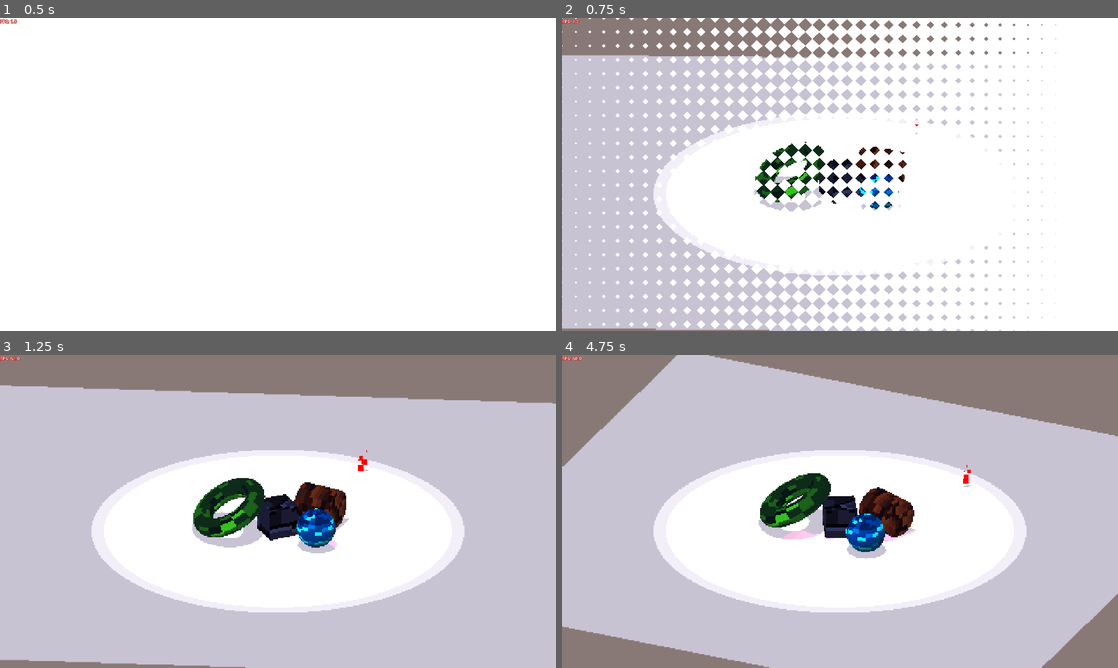
Above: before the commit, frames 1-4 (two rows, left to right).
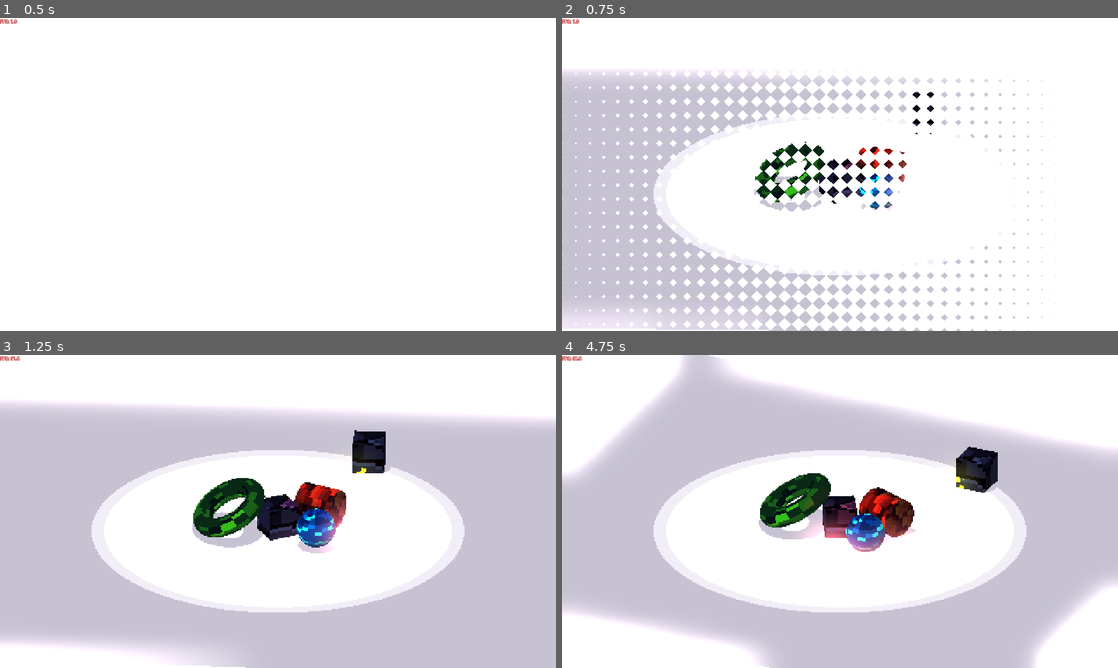
Above: after the commit, the same moments.

Repository: SuperGoon97/ProjectSpells
Game: Godot game, scene res://Scenes/Core/GameCore/game_core.tscn
Two runs of this game, one before a commit and one after it. Both use one fixed random seed, a clock stepped at 60 frames per second and the inputs below.
Inputs:
- Up to frame 1 (0.5 s): no input
- Up to frame 2 (0.75 s): no input
- Up to frame 3 (1.25 s): no input
- Up to frame 4 (4.75 s): no input

Frame 1 is identical in both runs. In frame 2, 9.6% of the frame differs, in the area x 0-89%, y 0-100%; in frame 3, 24%; in frame 4, 31%, in the area x 0-100%, y 0-100%.

Commit message:
particles

Diff:
--- /dev/null
+++ b/template/Assets/Gradients/flame_initial_gradient.tres
@@ -0,0 +1,5 @@
+[gd_resource type="Gradient" format=3 uid="uid://dqn1k2khhf2a0"]
+
+[resource]
+offsets = PackedFloat32Array(0, 0.63778406, 1)
+colors = PackedColorArray(1, 0, 0, 1, 1, 0.29411766, 0, 1, 0.8509804, 0.5921569, 0.050980393, 1)
--- /dev/null
+++ b/template/Assets/Gradients/flame_lifetime_gradient.tres
@@ -0,0 +1,5 @@
+[gd_resource type="Gradient" format=3 uid="uid://b3gxx50qqo83x"]
+
+[resource]
+offsets = PackedFloat32Array(0, 0.27982953, 0.5568182, 0.82528406, 1)
+colors = PackedColorArray(1, 0.16470589, 0, 1, 1, 0.29411766, 0, 1, 0.8509804, 0.5921569, 0.050980393, 1, 0.24840015, 0.24840018, 0.24840015, 1, 0, 0, 0, 1)
--- a/template/Scenes/BaseScene/gym_scene.tscn
+++ b/template/Scenes/BaseScene/gym_scene.tscn
@@ -52,6 +52,15 @@
 ambient_light_color = Color(0.6977309, 0.82641405, 0.8697117, 1)
 reflected_light_source = 1
 ssil_enabled = true
+glow_enabled = true
+glow_levels/1 = 0.05
+glow_levels/2 = 0.1
+glow_levels/3 = 0.35
+glow_levels/5 = 0.3
+glow_intensity = 1.0
+glow_strength = 0.5
+glow_blend_mode = 0
+glow_hdr_scale = 1.5
 
 [sub_resource type="ShaderMaterial" id="ShaderMaterial_tafei"]
 render_priority = 0
@@ -911,23 +920,29 @@
 rotation_speed = 0.25
 
 [node name="OmniLight3D" type="OmniLight3D" parent="Viewport Main/Main Viewport/WorldOrigin/Node3D2"]
-transform = Transform3D(1, 0, 0, 0, 1, 0, 0, 0, 1, 0.15420857, 0.2202952, -0.055309027)
-light_color = Color(0.2220834, 0.0368396, 0.16254614, 1)
-light_energy = 2.0036018
+transform = Transform3D(1, 0, 0, 0, 1, 0, 0, 0, 1, 0.15420857, 0.20481627, -0.055309027)
+light_color = Color(0.99590933, 0, 0.004090667, 1)
+light_energy = 10.009568
 shadow_enabled = true
 shadow_bias = 0.072
-omni_range = 0.40475503
-omni_attenuation = 0.3142652
+omni_range = 0.28371784
+omni_attenuation = -0.048846234
 script = ExtResource("11_p0ovr")
+process_in_editor = true
 light_hot_cold = SubResource("Gradient_p0ovr")
 easing_line = SubResource("Curve_p0ovr")
+default_light_color = Color(1, 0.5775778, 0.39151636, 1)
 range_varience = 0.01
 attenuation_varience = 0.03
 energy_varience = 0.01
 flicker_speed = 0.5
 
 [node name="TorchFlameParticle3D" parent="Viewport Main/Main Viewport/WorldOrigin" instance=ExtResource("12_pswpk")]
-transform = Transform3D(0.1, 0, 0, 0, 0.1, 0, 0, 0, 0.1, 0.23564863, 0.0016234219, -0.4569807)
+transform = Transform3D(0.1, 0, 0, 0, 0.1, 0, 0, 0, 0.1, 0.23564863, 0.0016234219, -0.4053834)
+
+[node name="Cube2" type="MeshInstance3D" parent="Viewport Main/Main Viewport/WorldOrigin"]
+transform = Transform3D(1, 0, 0, 0, 1, 0, 0, 0, 1, 0.2559508, 0.04969781, -0.49521145)
+mesh = SubResource("BoxMesh_gbjtv")
 
 [node name="Secondary Viewport" type="SubViewportContainer" parent="."]
 offset_right = 1920.0
--- a/template/Scenes/Particles/torch_flame_particle.tscn
+++ b/template/Scenes/Particles/torch_flame_particle.tscn
@@ -3,6 +3,7 @@
 [ext_resource type="Material" uid="uid://cwda5f4sjnujc" path="res://Scripts/Resources/ParticleMaterials/particle_torch_flame.tres" id="1_00epw"]
 
 [sub_resource type="StandardMaterial3D" id="StandardMaterial3D_00epw"]
+blend_mode = 1
 vertex_color_use_as_albedo = true
 texture_filter = 0
 texture_repeat = false
@@ -14,7 +15,10 @@
 orientation = 2
 
 [node name="TorchFlameParticle3D" type="GPUParticles3D"]
-randomness = 1.0
+amount_ratio = 0.75
+lifetime = 1.25
+speed_scale = 0.5
+explosiveness = 0.25
 transform_align = 1
 process_material = ExtResource("1_00epw")
 draw_pass_1 = SubResource("PlaneMesh_00epw")
--- a/template/Scripts/Resources/ParticleMaterials/particle_torch_flame.tres
+++ b/template/Scripts/Resources/ParticleMaterials/particle_torch_flame.tres
@@ -1,14 +1,27 @@
-[gd_resource type="ParticleProcessMaterial" load_steps=5 format=3 uid="uid://cwda5f4sjnujc"]
+[gd_resource type="ParticleProcessMaterial" load_steps=9 format=3 uid="uid://cwda5f4sjnujc"]
+
+[ext_resource type="Gradient" uid="uid://b3gxx50qqo83x" path="res://Assets/Gradients/flame_lifetime_gradient.tres" id="1_6ygi1"]
+[ext_resource type="Gradient" uid="uid://dqn1k2khhf2a0" path="res://Assets/Gradients/flame_initial_gradient.tres" id="1_q5iha"]
+
+[sub_resource type="GradientTexture1D" id="GradientTexture1D_q5iha"]
+gradient = ExtResource("1_q5iha")
+use_hdr = true
+
+[sub_resource type="GradientTexture1D" id="GradientTexture1D_hf0ll"]
+gradient = ExtResource("1_6ygi1")
+use_hdr = true
 
 [sub_resource type="Curve" id="Curve_6ygi1"]
-_data = [Vector2(0, 1), 0.0, 0.0, 0, 0, Vector2(1, 1), 0.0, 0.0, 0, 0]
+_limits = [0.0, 3000.0, 0.0, 1.0]
+_data = [Vector2(0, 3000), 0.0, 0.0, 0, 0, Vector2(1, 0), -1293.8182, 0.0, 0, 0]
 point_count = 2
 
 [sub_resource type="CurveTexture" id="CurveTexture_q5iha"]
+texture_mode = 1
 curve = SubResource("Curve_6ygi1")
 
 [sub_resource type="Curve" id="Curve_ng254"]
-_data = [Vector2(0, 1), 0.0, 0.0, 0, 0, Vector2(0.24620062, 1), -2.1624813, -2.1624813, 0, 0, Vector2(1, 0), 0.0, 0.0, 0, 0]
+_data = [Vector2(0, 1), 0.0, 0.0, 0, 0, Vector2(0.5045593, 1), 0.0, 0.0, 0, 0, Vector2(1, 0), 0.0, 0.0, 0, 0]
 point_count = 3
 
 [sub_resource type="CurveTexture" id="CurveTexture_6ygi1"]
@@ -16,17 +29,27 @@
 curve = SubResource("Curve_ng254")
 
 [resource]
+lifetime_randomness = 0.5
+particle_flag_align_y = true
+angle_min = -179.99998
+angle_max = 180.00002
 direction = Vector3(0, 1, 0)
 spread = 20.0
 initial_velocity_min = 1.0
-initial_velocity_max = 2.0
+initial_velocity_max = 1.25
+radial_velocity_min = -2.2351742e-05
+radial_velocity_max = -2.2351742e-05
 gravity = Vector3(0, 0, 0)
+linear_accel_min = -2.2351742e-06
+linear_accel_max = 0.09999776
 damping_min = 0.1
 damping_max = 0.1
 scale_min = 0.5
 scale_max = 0.75
 scale_curve = SubResource("CurveTexture_6ygi1")
-color = Color(1, 0, 0, 1)
+color = Color(0.31473893, 0.31473893, 0.31473893, 1)
+color_ramp = SubResource("GradientTexture1D_hf0ll")
+color_initial_ramp = SubResource("GradientTexture1D_q5iha")
 emission_curve = SubResource("CurveTexture_q5iha")
 hue_variation_min = -2.2351742e-08
 hue_variation_max = -2.2351742e-08
--- a/template/test_omni_light.gd
+++ b/template/test_omni_light.gd
@@ -1,7 +1,13 @@
 @tool class_name CustomOmniLight3D extends OmniLight3D
+
+@export var process_in_editor:bool = false:
+	set (value):
+		refresh_defaults()
+		process_in_editor = value
 
 @export var light_hot_cold:Gradient
 @export var easing_line:Curve
+@export var default_light_color:Color = Color.WHITE
 @export_range(0.0,1.0,0.01) var range_varience:float = 0.1
 @export_range(0.0,1.0,0.01) var attenuation_varience:float = 0.1
 @export_range(0.0,1.0,0.01) var energy_varience:float = 0.1
@@ -11,13 +17,22 @@
 @onready var default_range:float = omni_range
 @onready var default_attenuation:float = omni_attenuation
 @onready var default_energy:float = light_energy
-@onready var default_color:Color = light_color
+@onready var default_color:Color = default_light_color
 
 @onready var light_alpha:float = randf_range(0.0,1.0)
 var eased_light_alpha:float
 var direction:float = 1.0
 
+func refresh_defaults():
+	default_range = omni_range
+	default_attenuation = omni_attenuation
+	default_energy = light_energy
+	default_color = light_color
+
 func _process(delta: float) -> void:
+	if Engine.is_editor_hint():
+		if process_in_editor == false:
+			return
 	var clamped_alpha = clampf(light_alpha,0.0,1.0)
 	eased_light_alpha = easing_line.sample(clamped_alpha)
 	omni_range = default_range + lerpf(-range_varience,range_varience,eased_light_alpha)
@@ -27,7 +42,7 @@
 	if light_hot_cold:
 		var sampled_hue:float = light_hot_cold.sample(clamped_alpha).h
 		if sampled_hue == 0.0: sampled_hue = 1.0
-		light_color = default_color.blend(light_hot_cold.sample(clamped_alpha)*0.33)
+		light_color = default_color.blend(light_hot_cold.sample(clamped_alpha)*1.0)
 
 	if light_alpha > 1.0:
 		direction = -1
Binary file added: template/Assets/Textures/glow_text.png
Not shown, added: template/Assets/Textures/glow_text.png.import
